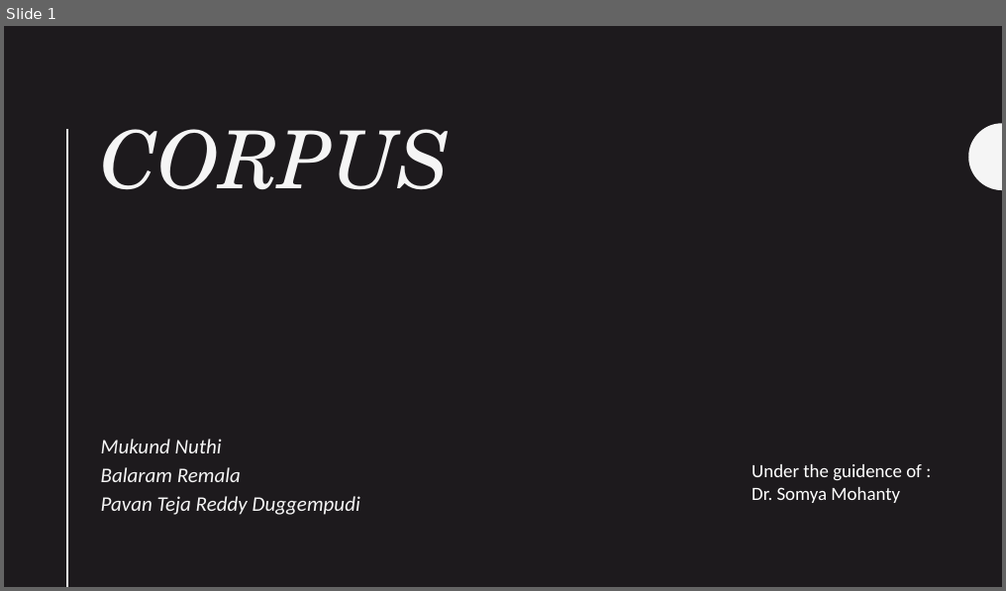
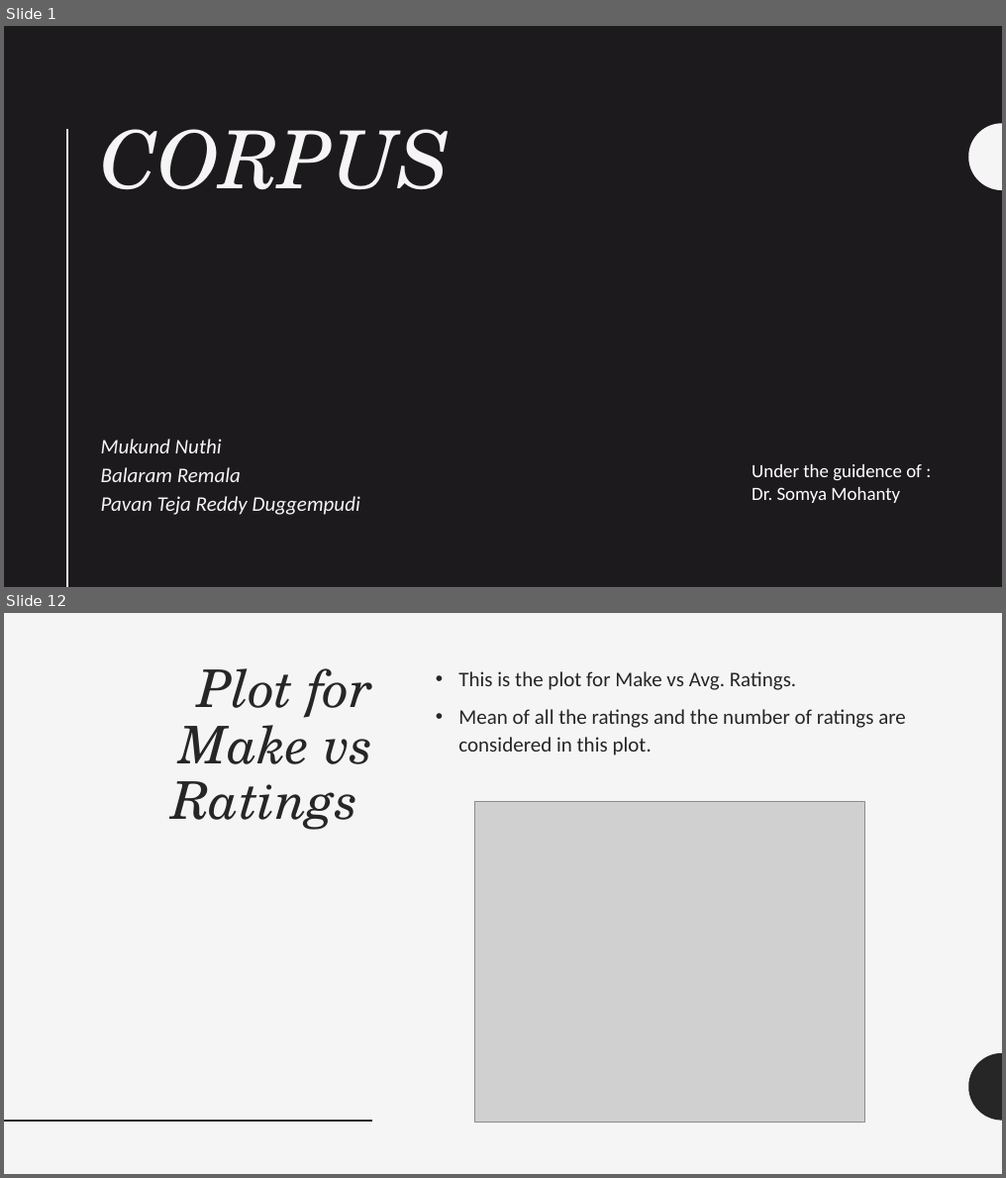
Before and after one commit to UNCG-CSE/CORPUS, a slide deck: presentations/DS ppt.pptx. Shown one above the other, each under a label of ours: slide 1 before the commit, slides 1 and 12 after it; the slides between them are not shown. The pictures are 1006x591 and 1006x1178 pixels, drawn with LibreOffice and Linux fonts; fonts in the diff are those of the drawing; grey boxes stand for pictures. Boxes give left, top, right and bottom in pixels: in the first picture for what was removed or moved away, otherwise in the second. Text is boxed around its words. In the diff, an @@ line names an element or a change of style, - is before the commit and + after.

```diff
--- a/presentations/DS ppt.pptx
+++ b/presentations/DS ppt.pptx
@@ slide 12 added at (x1=4, y1=613, x2=1002, y2=1174), background #F5F5F5 @@
@@ title added at (x1=171, y1=668, x2=372, y2=830), 50 pt, text #262626, italic @@
+Plot for Make vs Ratings
@@ text added at (x1=458, y1=671, x2=906, y2=756), 20 pt, text #262626 @@
+• This is the plot for Make vs Avg. Ratings.
+• Mean of all the ratings and the number of ratings are considered in this plot.
@@ picture added at (x1=475, y1=801, x2=865, y2=1122) @@
@@ freeform shape added at (x1=969, y1=1054, x2=1002, y2=1121), fill #262626 @@
@@ line added from (4, 1121) to (372, 1121), #262626 2 pt @@
```
Also in this commit, not shown: 2 slides changed, 12 other slides added, 1 slide removed.
